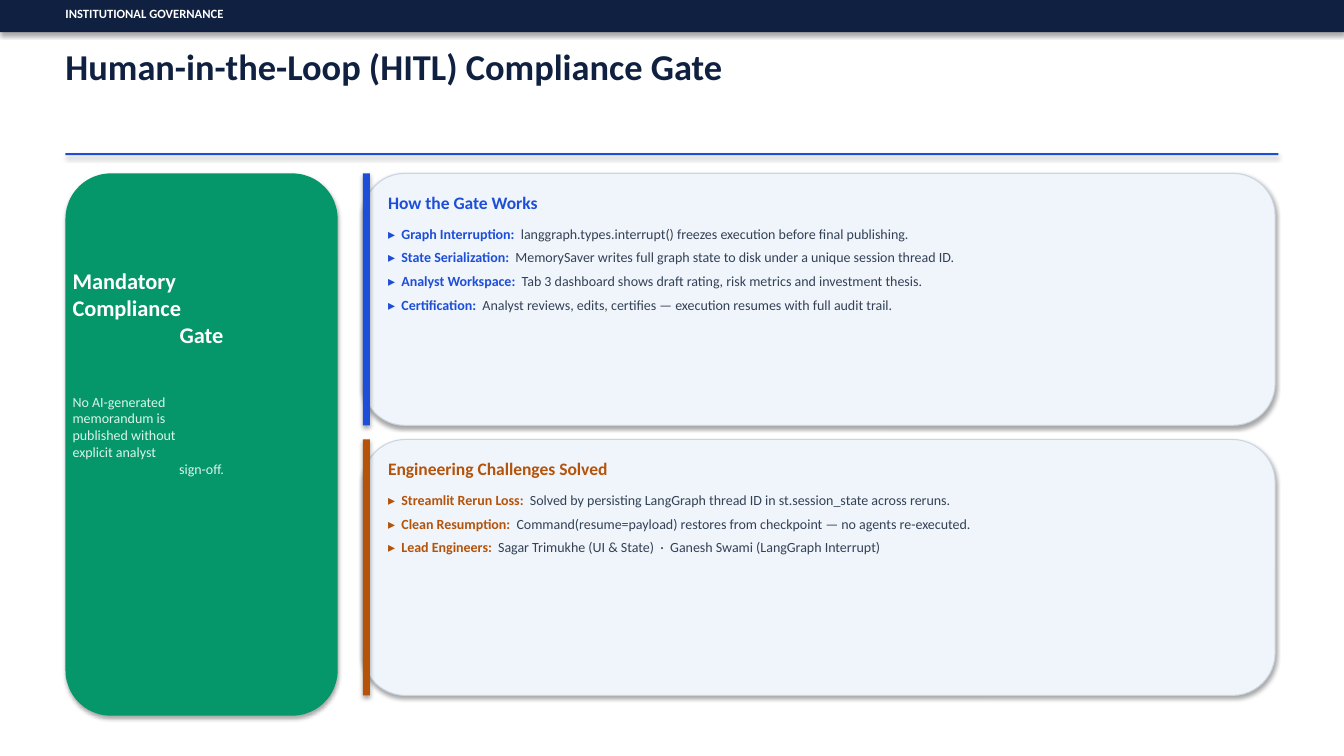
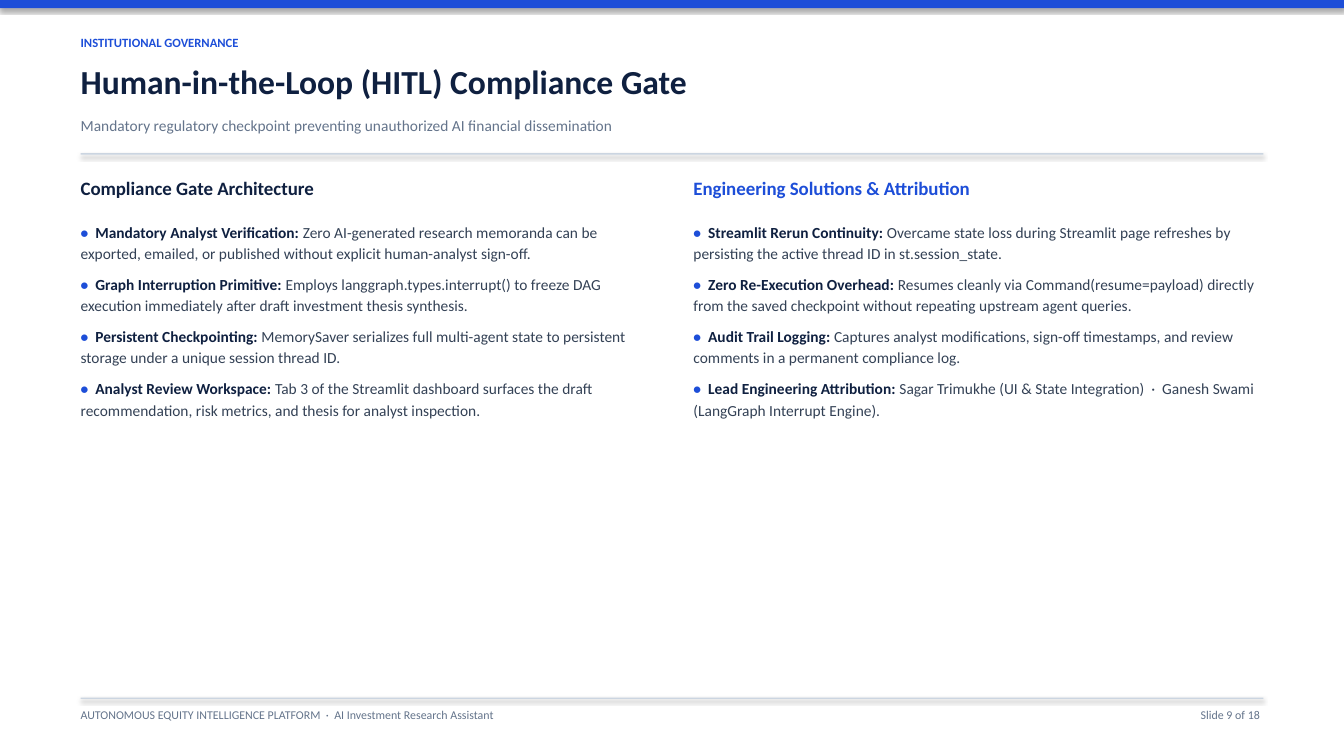
Before and after one commit to SagarTrimukhe/ai-investment-research-assistant, a slide deck: slide 9 of CAPSTONE_PROJECT_PRESENTATION.pptx. Drawn at 1344x756 pixels with LibreOffice and Linux fonts; fonts in the diff are those of the drawing. Boxes give left, top, right and bottom in pixels: in the first picture for what was removed or moved away, otherwise in the second. Text is boxed around its words. In the diff, an @@ line names an element or a change of style, - is before the commit and + after.

Commit message:
design: streamline presentation to clean, simple bullet format with executive styling

```diff
--- a/CAPSTONE_PROJECT_PRESENTATION.pptx
+++ b/CAPSTONE_PROJECT_PRESENTATION.pptx
@@ rectangle: place and size @@
-rectangle at (0,0,1344,32)
+rectangle at (0,0,1344,8)
@@ rectangle at (0,0,1344,8): fill #0F2040 to #1D4ED8 @@
@@ text "INSTITUTIONAL GOVERNANCE": place and size @@
-text "INSTITUTIONAL GOVERNANCE" at (65,9,223,18)
+text "INSTITUTIONAL GOVERNANCE" at (81,38,238,47)
@@ text "INSTITUTIONAL GOVERNANCE" at (81,38,238,47): text colour #FFFFFF to #1D4ED8 @@
@@ text "Human-in-the-Loop (HITL) Compliance Gate": place and size @@
-text "Human-in-the-Loop (HITL) Compliance Gate" at (65,53,722,86)
+text "Human-in-the-Loop (HITL) Compliance Gate" at (81,69,687,100)
@@ text "Human-in-the-Loop (HITL) Compliance Gate" at (81,69,687,100): size 26 to 24 pt @@
@@ text added at (81,120,611,134), 11 pt, text #64748B @@
+Mandatory regulatory checkpoint preventing unauthorized AI financial dissemination
@@ rounded rectangle removed at (66,173,338,716) @@
@@ rectangle: place and size @@
-rectangle at (66,153,1278,155)
+rectangle at (81,153,1263,154)
@@ rectangle at (81,153,1263,154): fill #1D4ED8 to #CBD5E1 @@
@@ rounded rectangle removed at (363,173,1275,425) @@
@@ rectangle removed at (363,173,370,425) @@
@@ text added at (81,181,625,419), 11 pt, text #334155 @@
+Compliance Gate Architecture
+• Mandatory Analyst Verification: Zero AI-generated research memoranda can be exported, emailed, or published without explicit human-analyst sign-off.
+• Graph Interruption Primitive: Employs langgraph.types.interrupt() to freeze DAG execution immediately after draft investment thesis synthesis.
+• Persistent Checkpointing: MemorySaver serializes full multi-agent state to persistent storage under a unique session thread ID.
+• Analyst Review Workspace: Tab 3 of the Streamlit dashboard surfaces the draft recommendation, risk metrics, and thesis for analyst inspection.
@@ text at (693,181,1254,419): text changed; size 10 to 11 pt @@
-How the Gate Works
-▸ Graph Interruption: langgraph.types.interrupt() freezes execution before final publishing.
-▸ State Serialization: MemorySaver writes full graph state to disk under a unique session thread ID.
-▸ Analyst Workspace: Tab 3 dashboard shows draft rating, risk metrics and investment thesis.
-▸ Certification: Analyst reviews, edits, certifies — execution resumes with full audit trail.
+Engineering Solutions & Attribution
+• Streamlit Rerun Continuity: Overcame state loss during Streamlit page refreshes by persisting the active thread ID in st.session_state.
+• Zero Re-Execution Overhead: Resumes cleanly via Command(resume=payload) directly from the saved checkpoint without repeating upstream agent queries.
+• Audit Trail Logging: Captures analyst modifications, sign-off timestamps, and review comments in a permanent compliance log.
+• Lead Engineering Attribution: Sagar Trimukhe (UI & State Integration) · Ganesh Swami (LangGraph Interrupt Engine).
@@ text removed at (73,273,224,343) @@
-Mandatory
-Compliance
-Gate
@@ rounded rectangle removed at (363,440,1275,696) @@
@@ rectangle removed at (363,440,370,696) @@
@@ text removed at (388,462,971,555) @@
-Engineering Challenges Solved
-▸ Streamlit Rerun Loss: Solved by persisting LangGraph thread ID in st.session_state across reruns.
-▸ Clean Resumption: Command(resume=payload) restores from checkpoint — no agents re-executed.
-▸ Lead Engineers: Sagar Trimukhe (UI & State) · Ganesh Swami (LangGraph Interrupt)
@@ text at (81,711,493,721): text changed; size 10 to 8.5 pt; text colour #DCF5EB to #64748B @@
-No AI-generated
-memorandum is
-published without
-explicit analyst
-sign-off.
+AUTONOMOUS EQUITY INTELLIGENCE PLATFORM · AI Investment Research Assistant
@@ rectangle added at (81,698,1263,699), fill #CBD5E1 @@
@@ text added at (1201,711,1260,719), 8.5 pt, text #64748B @@
+Slide 9 of 18
```
Also in this commit, not shown: 15 other slides changed, 2 slides added, 2 slides removed.
